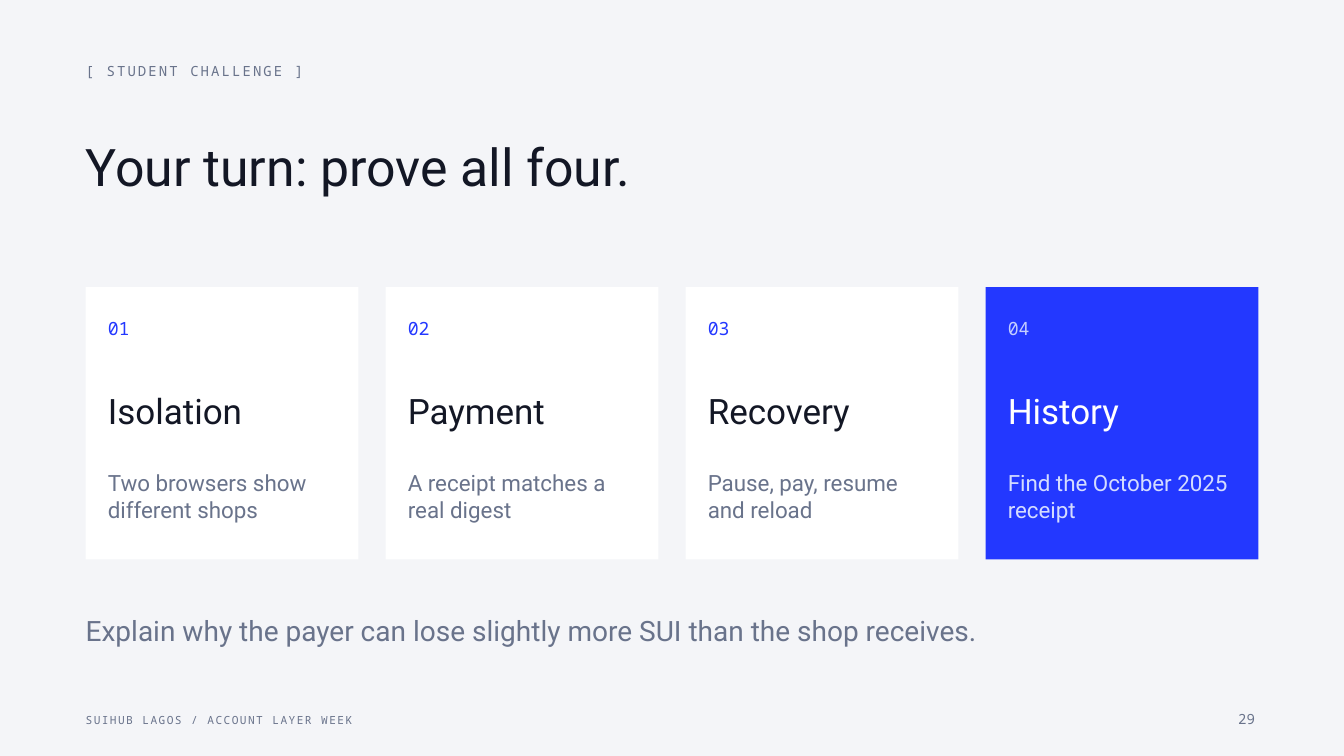
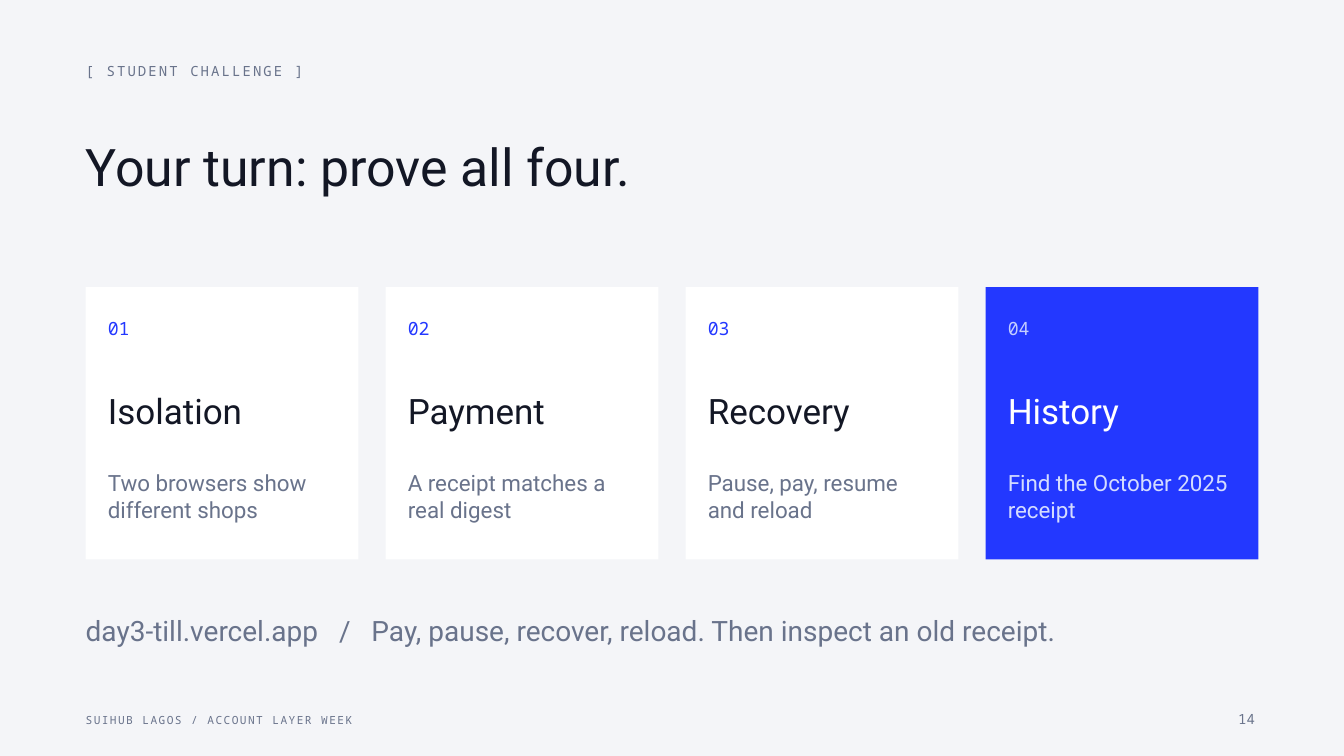
Before and after one commit to Nuel-osas/day3-till, a slide deck: slide 14 of teaching/Day3_Till_Live_Data_Seedless_Style.pptx (slide 29 before the commit). Drawn at 1344x756 pixels with LibreOffice and Linux fonts; fonts in the diff are those of the drawing. Boxes give left, top, right and bottom in pixels: in the first picture for what was removed or moved away, otherwise in the second. Text is boxed around its words. In the diff, an @@ line names an element or a change of style, - is before the commit and + after.

```diff
--- a/teaching/Day3_Till_Live_Data_Seedless_Style.pptx
+++ b/teaching/Day3_Till_Live_Data_Seedless_Style.pptx
@@ text at (86, 620, 1055, 647): text changed @@
-Explain why the payer can lose slightly more SUI than the shop receives.
+day3-till.vercel.app / Pay, pause, recover, reload. Then inspect an old receipt.
@@ text at (1238, 714, 1255, 724): text changed @@
-29
+14
```
Also in this commit, not shown: 12 other slides changed, 1 slide added, 16 slides removed, 6 other files.
